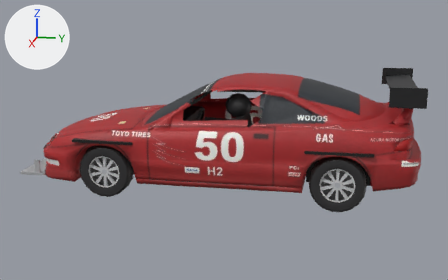
One commit to the glTF model public/cars/field/models/50.glb: the scene before it, then after it.
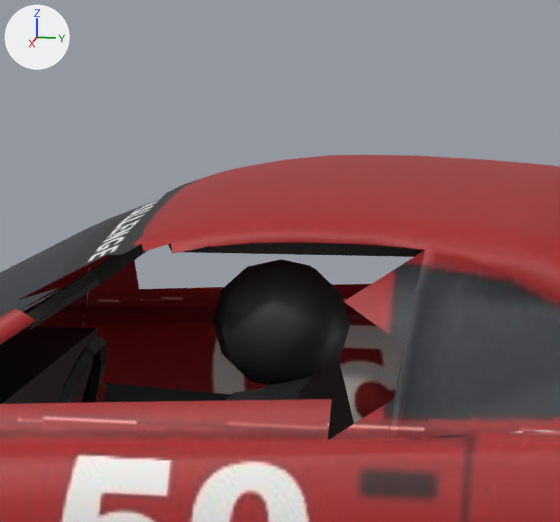
There are two pictures of each version: one whole from a 50 mm lens placed at (7.1, 1.34, 2.3), pointed at (0.03, -0.08, 0.53), one close up on the part from 41% to 65% of the width and 15% to 51% of the height. The lights are fixed; the arrows at upper left show +X, +Y and +Z. The older version's two pictures come first. Vertices at exactly the same position are counted once.

Names of what the first close-up shows: 'body'.
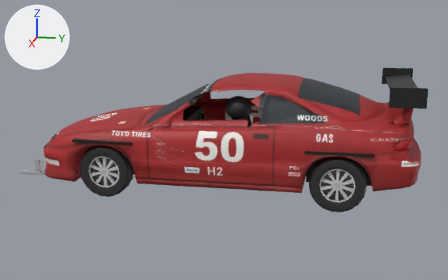
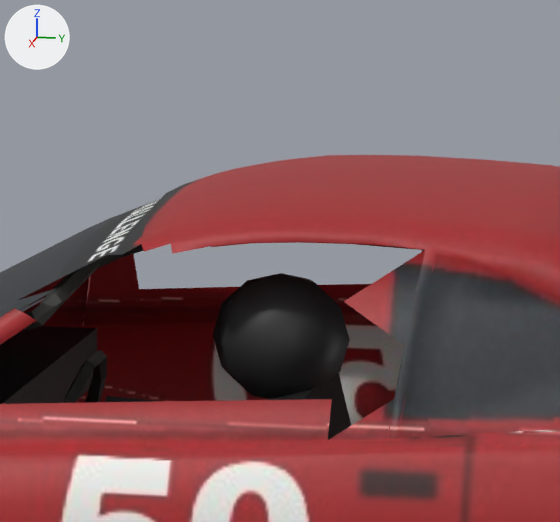
What differs and where, as boxes (x1, y1, x2, y2) in the close-ups (560 x 522 px; the box of a moved part takes in the faces that stretch with it):
part 1 of me_body_mesh, moved or reshaped
    before: (255, 360, 354, 440)
    after: (267, 373, 351, 440)
part 2 of me_body_mesh, moved or reshaped (not visible afterwards)
    before: (225, 388, 265, 401)
part 3 of me_body_mesh, moved or reshaped (mostly hidden afterwards)
    before: (103, 383, 232, 402)
    after: (105, 396, 156, 402)
part 4 of me_body_mesh, moved or reshaped
    before: (57, 336, 107, 403)
    after: (63, 349, 107, 403)
part 5 of me_body_mesh, moved or reshaped
    before: (213, 259, 350, 385)
    after: (213, 273, 350, 399)
part 6 of me_body_mesh, cut back (mostly hidden afterwards)
    before: (25, 242, 424, 330)
    after: (25, 244, 424, 331)

What changed in the scene script:
```text
Change me_body_mesh:
    used by ob_body; location = (0.0, 0.0, 0.0)
    remove me_body_mesh.from_pydata(...)  # 3875 vertices, 7180 faces; spans x -0.85..0.85, y -2.38..2.17, z 0.16..1.34
    add me_body_mesh.from_pydata(...)  # 3920 vertices, 7270 faces; spans x -0.85..0.85, y -2.38..2.17, z 0.16..1.34
    me_body_mesh part 1: the loose piece of 8 vertices spanning x 0.11..0.61, y 0.14..0.39, z 0.28..0.92 is moved by (0.0, 0.0, -0.03)
    me_body_mesh part 2: the loose piece of 8 vertices spanning x 0.18..0.54, y 0.01..0.32, z 0.3..0.87 is moved by (0.0, 0.0, -0.03)
    me_body_mesh part 3: the loose piece of 10 vertices spanning x 0.16..0.26, y -0.27..0.17, z 0.74..0.85 is moved by (0.0, 0.0, -0.03)
    me_body_mesh part 4: the loose piece of 40 vertices spanning x 0.16..0.56, y -0.39..-0.24, z 0.61..0.97 is moved by (0.0, 0.0, -0.03)
    me_body_mesh part 5: the loose piece of 42 vertices spanning x 0.23..0.49, y 0.0..0.31, z 0.88..1.16 is moved by (0.0, 0.0, -0.03)
    me_body_mesh part 6
    14 vertices are removed from x 0.0..0.54, y -0.38..0.51, z 1.02..1.26
    66 faces are deleted
    3 vertices in x 0.73..0.76, y 0.47..0.51, z 0.8..0.81 move by (0.01, 0.0, -0.05)
    3 vertices in x -0.75..-0.72, y 0.47..0.51, z 0.81..0.82 move by (-0.02, 0.0, -0.06)
    30 vertices move from x -0.75..0.75, y -0.38..0.51, z 0.79..1.24 to x -0.76..0.76, y -0.38..0.51, z 0.74..1.25
    39 vertices are added at x -0.48..0.57, y -0.38..0.51, z 1.02..1.27
    5 new vertices lie (0.12, 0.0, 0.18) away from vertices in x -0.5..-0.48, y 0.47..0.51, z 1.2..1.23
    126 new faces join them
    other edits to the shape of me_body_mesh do not show in these pictures
```
